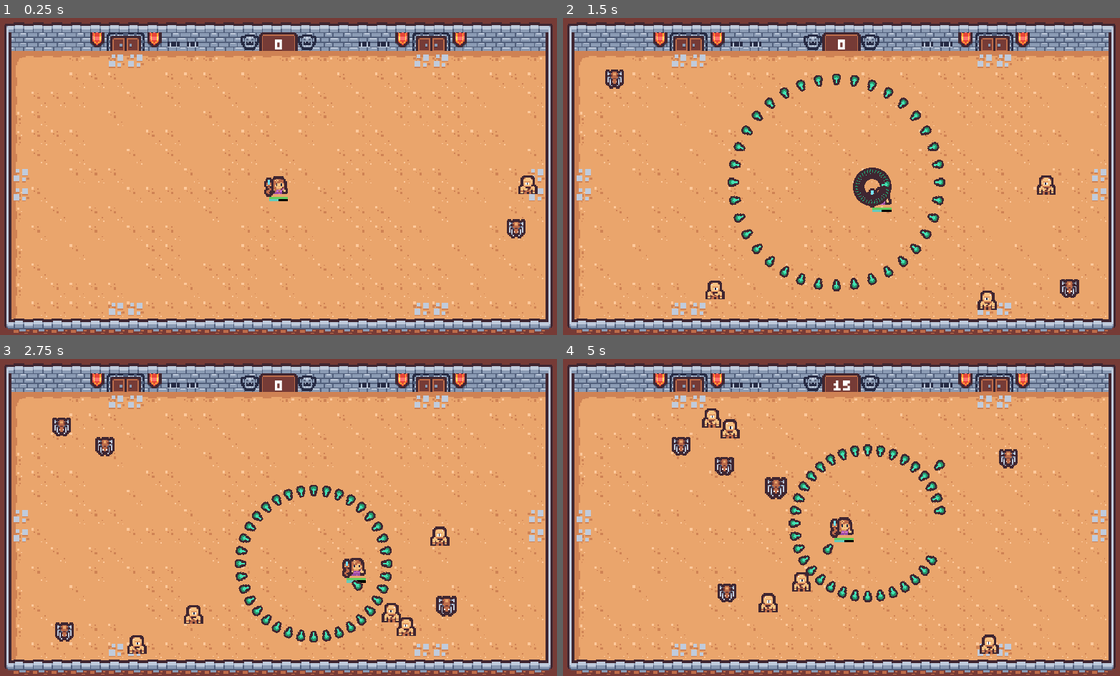
Above: before the commit, frames 1-4 (two rows, left to right).
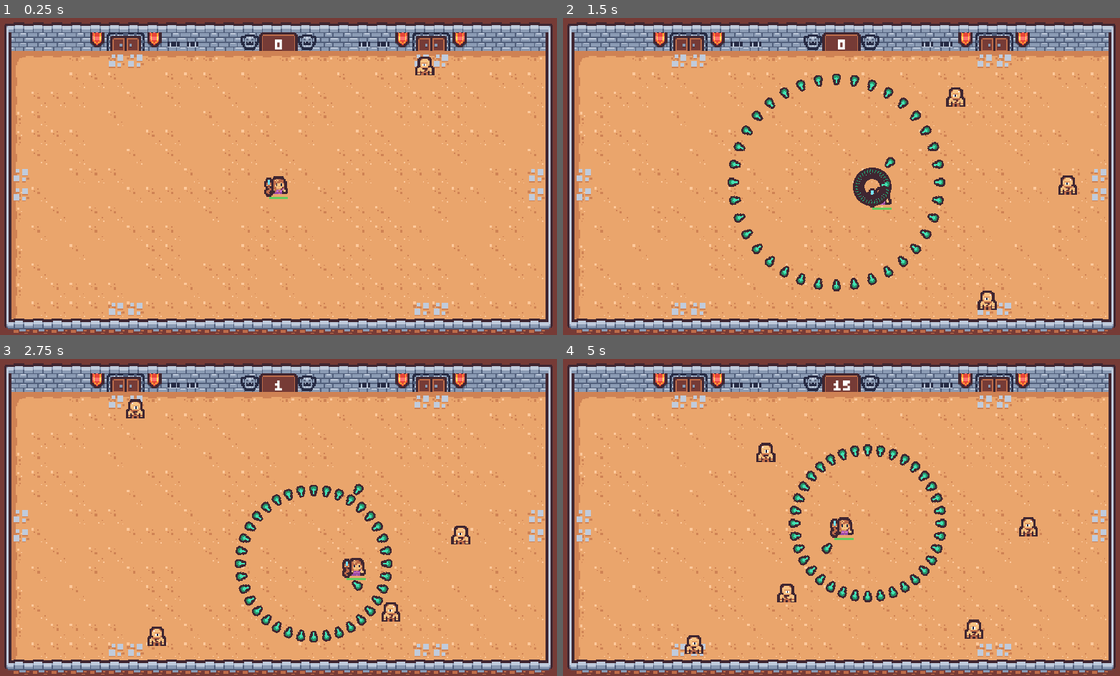
Above: after the commit, the same moments.

Repository: Theosxenos/gamedevtv-jam-2024
Game: Godot game, scene res://assets/main/main.tscn
Same seed, same stepped clock (60 frames per second), same inputs: the game is played once before the commit and once after it.
Inputs:
- Up to frame 1 (0.25 s): no input
- Up to frame 2 (1.5 s): hold D (move_right) 0.53-1.28 s; tap Space (shoot) at 0.6, 1.35 s; hold S (move_down) from 1.28 s (still down)
- Up to frame 3 (2.75 s): release S (move_down) at 2.03 s; hold D (move_right) from 2.03 s (still down); tap Space (shoot) at 2.1 s
- Up to frame 4 (5 s): release D (move_right) at 2.78 s; hold W (move_up) 2.78-3.53 s; tap Space (shoot) at 2.85, 3.6, 4.35 s; hold A (move_left) from 3.53 s (still down)

The runs differ from the first frame. In frame 1, 0.5% of the frame differs, in the area x 48-97%, y 12-70%; in frame 2, 1.1%; in frame 3, 2.1%; in frame 4, 2.9%, in the area x 19-86%, y 15-94%.

Commit message:
RC1

Diff:
--- a/assets/character/enemy/cyclops/cyclops.tscn
+++ b/assets/character/enemy/cyclops/cyclops.tscn
@@ -26,6 +26,7 @@
 
 [node name="Cyclops" type="CharacterBody2D" groups=["enemy"]]
 collision_layer = 4
+collision_mask = 3
 script = ExtResource("2_1ansc")
 health = 2
 speed = 30.0
--- a/assets/character/player/player.tscn
+++ b/assets/character/player/player.tscn
@@ -66,6 +66,7 @@
 show_percentage = false
 
 [node name="XpBar" type="ProgressBar" parent="ProgressBars"]
+visible = false
 layout_mode = 0
 offset_left = -8.0
 offset_top = 12.0
--- a/assets/main/main.tscn
+++ b/assets/main/main.tscn
@@ -276,11 +276,11 @@
 [sub_resource type="Resource" id="Resource_344wc"]
 script = ExtResource("5_gp5sm")
 enemy_scene = ExtResource("14_dciql")
-time_start = 0.0
-time_stop = 4.0
+time_start = 6.0
+time_stop = 12.0
 continous = false
-spawn_amount = 2
-wave_interval = 1.0
+spawn_amount = 1
+wave_interval = 2.0
 spawn_place = 1
 
 [node name="Main" type="Node"]
@@ -351,11 +351,13 @@
 
 [node name="Player" parent="Level" node_paths=PackedStringArray("health_bar") instance=ExtResource("3_0rlpb")]
 position = Vector2(240, 144)
+health = 50.0
+max_health = 50.0
 health_bar = NodePath("ProgressBars/HealthBar")
 
 [node name="EnemySpawner" type="Node2D" parent="Level"]
 script = ExtResource("5_2tuqx")
-spawns = Array[ExtResource("5_gp5sm")]([SubResource("Resource_344wc"), ExtResource("6_1cfa0"), ExtResource("7_8dg4t")])
+spawns = Array[ExtResource("5_gp5sm")]([SubResource("Resource_344wc"), ExtResource("13_wo1xn"), ExtResource("14_78cg6")])
 metadata/_edit_group_ = true
 
 [node name="SpawnPositions" type="Node2D" parent="Level/EnemySpawner"]
Not shown: 1 places in assets/main/main.tscn that only renumber resources
